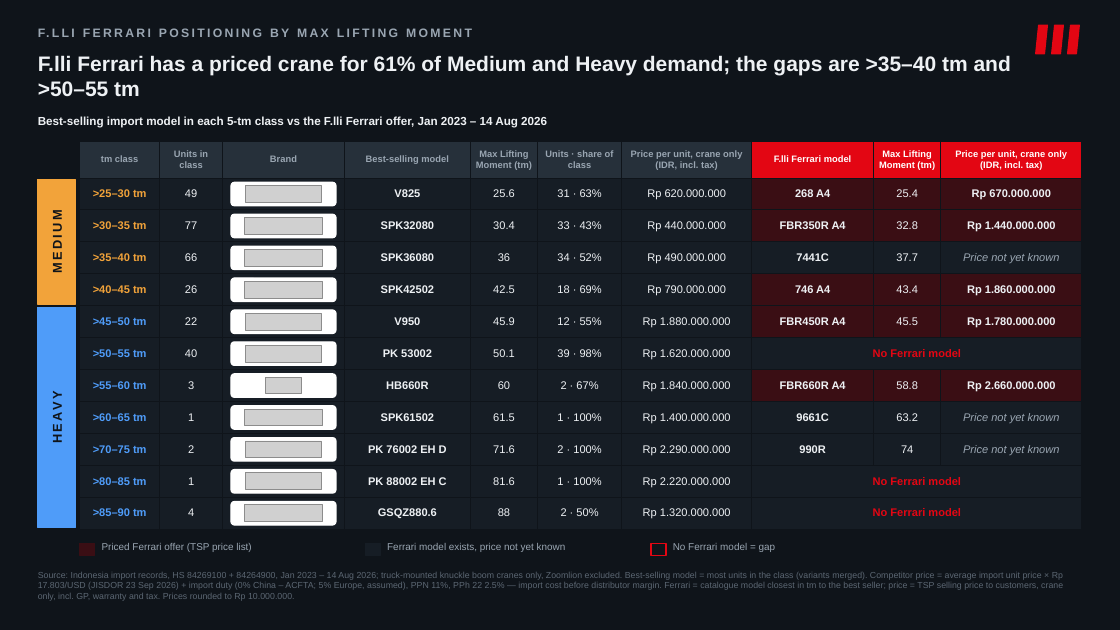
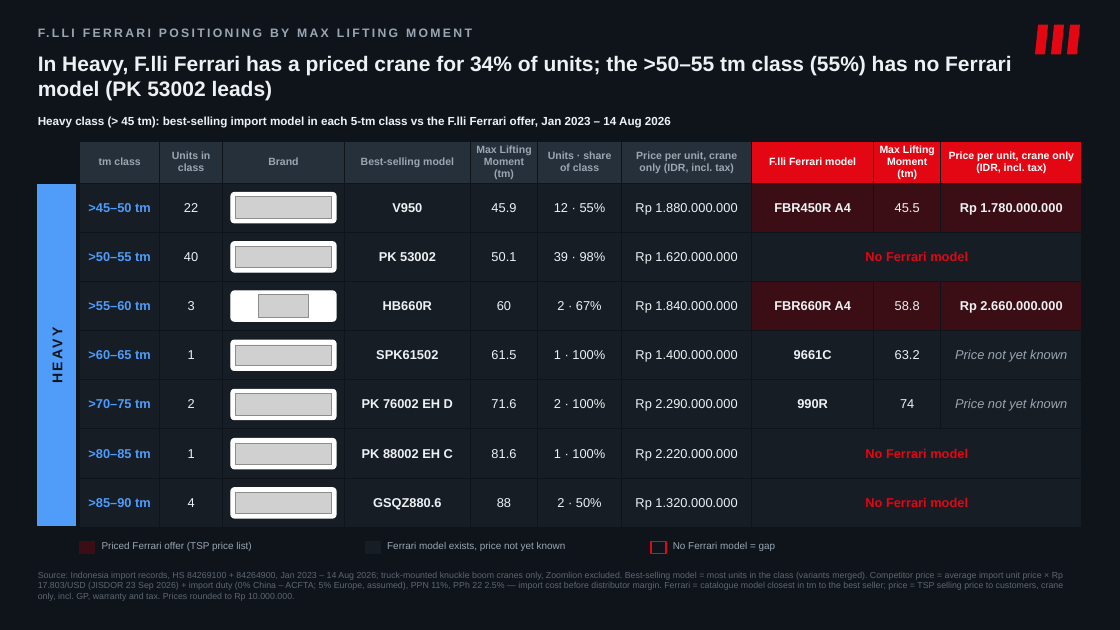
Before and after one commit to Godson7777/Ferarri_Crane_Tiberias, a slide deck: slide 2 of slides/Slide_tm_Positioning.pptx (slide 1 before the commit). Drawn at 1120x630 pixels with LibreOffice and Linux fonts; fonts in the diff are those of the drawing; grey boxes stand for pictures. Boxes give left, top, right and bottom in pixels: in the first picture for what was removed or moved away, otherwise in the second. Text is boxed around its words. In the diff, an @@ line names an element or a change of style, - is before the commit and + after.

```diff
--- a/slides/Slide_tm_Positioning.pptx
+++ b/slides/Slide_tm_Positioning.pptx
@@ text at <box>38,55,1012,101</box>: text changed @@
-F.lli Ferrari has a priced crane for 61% of Medium and Heavy demand; the gaps are >35–40 tm and >50–55 tm
+In Heavy, F.lli Ferrari has a priced crane for 34% of units; the >50–55 tm class (55%) has no Ferrari model (PK 53002 leads)
@@ text at <box>38,116,671,128</box>: text changed @@
-Best-selling import model in each 5-tm class vs the F.lli Ferrari offer, Jan 2023 – 14 Aug 2026
+Heavy class (> 45 tm): best-selling import model in each 5-tm class vs the F.lli Ferrari offer, Jan 2023 – 14 Aug 2026
@@ table at <box>80,141,1082,514</box> @@
-row 2: >25–30 tm | 49 |  | V825 | 25.6 | 31 · 63% | Rp 620.000.000 | 268 A4 | 25.4 | Rp 670.000.000
-row 3: >30–35 tm | 77 |  | SPK32080 | 30.4 | 33 · 43% | Rp 440.000.000 | FBR350R A4 | 32.8 | Rp 1.440.000.000
-row 4: >35–40 tm | 66 |  | SPK36080 | 36 | 34 · 52% | Rp 490.000.000 | 7441C | 37.7 | Price not yet known
-row 5: >40–45 tm | 26 |  | SPK42502 | 42.5 | 18 · 69% | Rp 790.000.000 | 746 A4 | 43.4 | Rp 1.860.000.000
@@ text "HEAVY": place and size @@
-text "HEAVY" at <box>37,306,75,530</box>
+text "HEAVY" at <box>37,183,75,527</box>
@@ text "HEAVY" at <box>37,183,75,527</box>: size 11 to 12 pt @@
@@ rectangle: place and size @@
-rectangle at <box>38,308,76,528</box>
+rectangle at <box>38,185,76,526</box>
@@ rectangle removed at <box>38,180,76,304</box> @@
@@ rounded rectangle: place and size @@
-rounded rectangle at <box>231,182,336,206</box>
+rounded rectangle at <box>231,192,336,223</box>
@@ picture: place and size @@
-picture at <box>246,186,321,202</box>
+picture at <box>235,197,332,218</box>
@@ text removed at <box>50,216,64,272</box> @@
-MEDIUM
@@ picture removed at <box>245,218,323,234</box> @@
@@ rounded rectangle: place and size @@
-rounded rectangle at <box>231,214,336,238</box>
+rounded rectangle at <box>231,242,336,272</box>
@@ picture: place and size @@
-picture at <box>245,473,321,490</box>
+picture at <box>235,246,332,267</box>
@@ picture removed at <box>245,250,323,266</box> @@
@@ rounded rectangle: place and size @@
-rounded rectangle at <box>231,246,336,270</box>
+rounded rectangle at <box>231,291,336,321</box>
@@ picture: place and size @@
-picture at <box>266,377,301,394</box>
+picture at <box>259,294,308,318</box>
@@ picture removed at <box>246,313,321,330</box> @@
@@ rounded rectangle: place and size @@
-rounded rectangle at <box>231,278,336,302</box>
+rounded rectangle at <box>231,340,336,371</box>
@@ picture: place and size @@
-picture at <box>245,281,323,298</box>
+picture at <box>235,345,332,365</box>
@@ rounded rectangle: place and size @@
-rounded rectangle at <box>231,310,336,334</box>
+rounded rectangle at <box>231,390,336,420</box>
@@ rounded rectangle removed at <box>231,406,336,429</box> @@
@@ picture: place and size @@
-picture at <box>245,441,321,458</box>
+picture at <box>235,394,332,415</box>
@@ picture removed at <box>245,409,323,426</box> @@
@@ rounded rectangle: place and size @@
-rounded rectangle at <box>231,342,336,365</box>
+rounded rectangle at <box>231,439,336,469</box>
@@ rounded rectangle removed at <box>231,438,336,461</box> @@
@@ picture: place and size @@
-picture at <box>245,345,321,362</box>
+picture at <box>235,443,332,464</box>
@@ rounded rectangle removed at <box>231,470,336,493</box> @@
@@ proportions changed in 7 elements at <box>231,192,336,223</box>, <box>231,242,336,272</box>, <box>231,291,336,321</box>, <box>231,340,336,371</box>, <box>231,390,336,420</box>, <box>231,439,336,469</box>, <box>231,488,336,518</box> @@
@@ rounded rectangle: place and size @@
-rounded rectangle at <box>231,374,336,397</box>
+rounded rectangle at <box>231,488,336,518</box>
@@ rounded rectangle removed at <box>231,502,336,525</box> @@
@@ picture: place and size @@
-picture at <box>245,505,323,522</box>
+picture at <box>235,492,332,513</box>
```
Also in this commit, not shown: 1 slide added, 1 other file.
